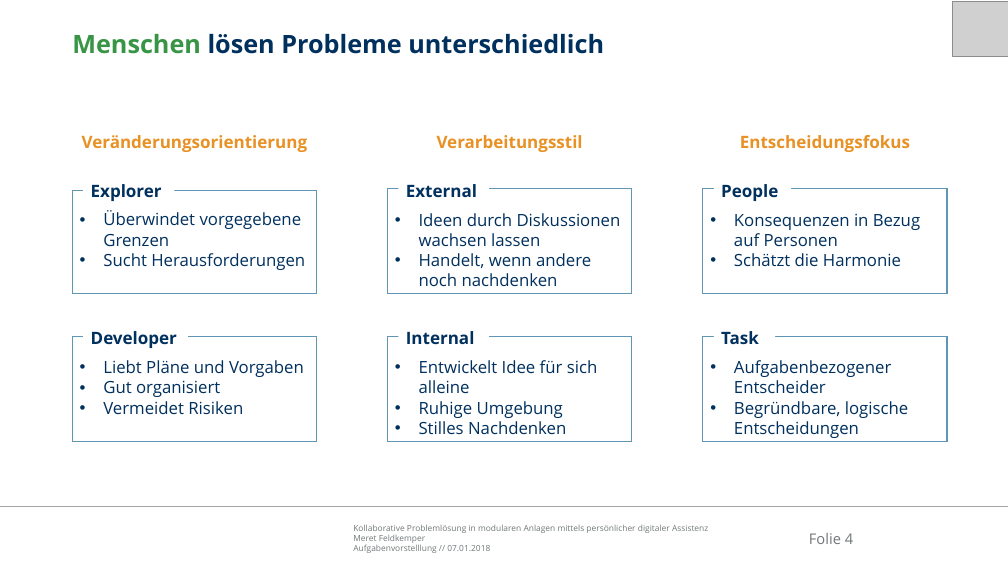
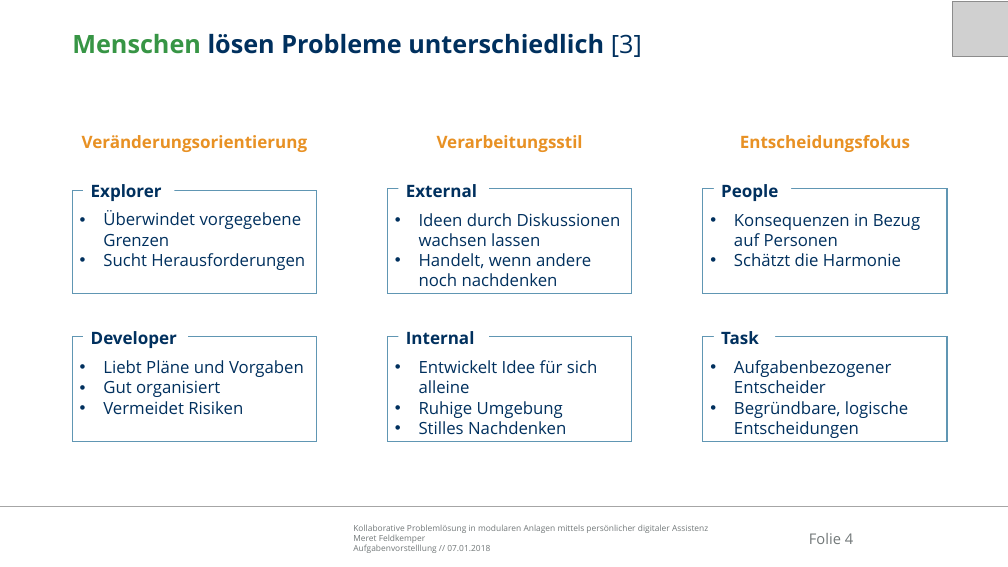
Before and after one commit to Ral3007/Diplomarbeit, a slide deck: slide 4 of Dokumente/Präsentationen/2019-01-07_DA_Feldkemper_Aufgabenvorstellung.pptx. Drawn at 1008x567 pixels with LibreOffice and Linux fonts; fonts in the diff are those of the drawing; grey boxes stand for pictures; background and template pictures are left out. Boxes give left, top, right and bottom in pixels: in the first picture for what was removed or moved away, otherwise in the second. Text is boxed around its words. In the diff, an @@ line names an element or a change of style, - is before the commit and + after.

```diff
--- a/Dokumente/Präsentationen/2019-01-07_DA_Feldkemper_Aufgabenvorstellung.pptx
+++ b/Dokumente/Präsentationen/2019-01-07_DA_Feldkemper_Aufgabenvorstellung.pptx
@@ title at bbox=[72, 34, 642, 57]: text changed @@
-Menschen lösen Probleme unterschiedlich
+Menschen lösen Probleme unterschiedlich [3]
```
Also in this commit, not shown: 4 other slides changed, 4 slides added, 1 slide removed, 45 other files.
